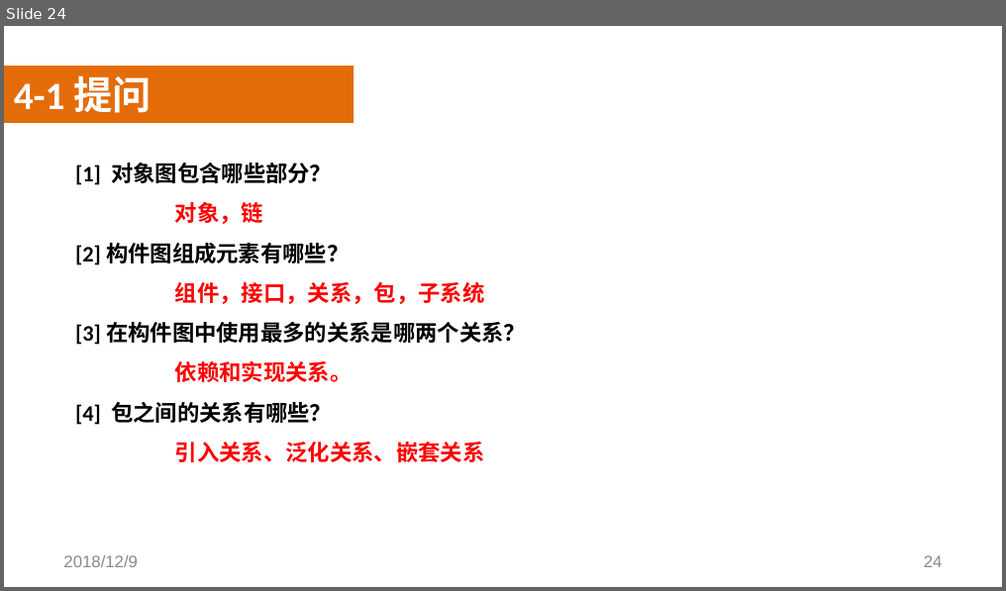
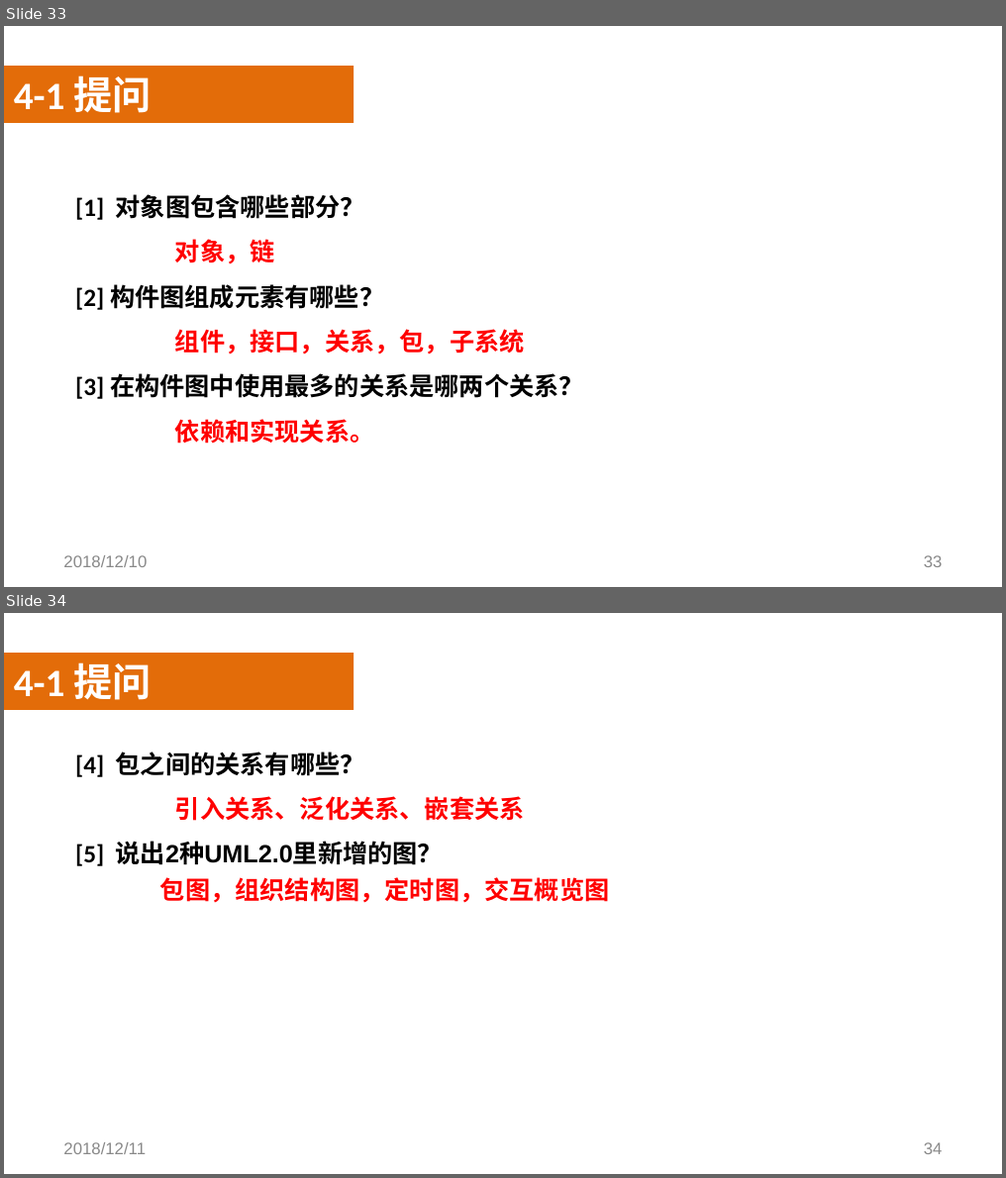
Before and after one commit to SoftwareRequirtmentsG02/Document, a slide deck: 案例教学系统/受控文档/分析设计/PPT/UML/PRD2018-G02-UML基础III.pptx. Shown one above the other, each under a label of ours: slide 24 before the commit, slides 33 and 34 after it. The pictures are 1006x591 and 1006x1178 pixels, drawn with LibreOffice and Linux fonts; fonts in the diff are those of the drawing; background and template pictures are left out. Boxes give left, top, right and bottom in pixels: in the first picture for what was removed or moved away, otherwise in the second. Text is boxed around its words. In the diff, an @@ line names an element or a change of style, - is before the commit and + after.

```diff
--- a/案例教学系统/受控文档/分析设计/PPT/UML/PRD2018-G02-UML基础III.pptx
+++ b/案例教学系统/受控文档/分析设计/PPT/UML/PRD2018-G02-UML基础III.pptx
@@ slide 34 added at (x1=4, y1=613, x2=1002, y2=1174), background picture (left out) @@
@@ rectangle added at (x1=4, y1=653, x2=353, y2=710), fill #E36C09 @@
@@ text added at (x1=14, y1=663, x2=151, y2=700), 28 pt, text #FFFFFF, bold @@
+4-1 提问
@@ rectangle added at (x1=4, y1=682, x2=1002, y2=1130), fill #FFFFFF at 50% opacity @@
@@ text added at (x1=75, y1=752, x2=610, y2=903), 18 pt, text #000000, bold @@
+  [4] 包之间的关系有哪些？
+  引入关系、泛化关系、嵌套关系
+  [5] 说出2种UML2.0里新增的图？
+包图，组织结构图，定时图，交互概览图
@@ text added at (x1=63, y1=1143, x2=146, y2=1155), 12 pt, text #898989 @@
+2018/12/11
@@ page number added at (x1=924, y1=1143, x2=943, y2=1155), 12 pt, text #898989 @@
+34
@@ what was slide 24 is now slide 33 @@
@@ slide 33 changed as well @@
@@ text "[1] 对象图包含哪些部分？" at (x1=75, y1=194, x2=584, y2=444): size 16 to 18 pt @@
@@ text at (x1=75, y1=402, x2=484, y2=463): paragraphs removed @@
-  [4] 包之间的关系有哪些？
-  引入关系、泛化关系、嵌套关系
@@ text at (x1=63, y1=556, x2=147, y2=568): text changed @@
-2018/12/9
+2018/12/10
@@ page number at (x1=924, y1=556, x2=943, y2=568): text changed @@
-24
+33
```
Also in this commit, not shown: 26 other slides changed, 9 other slides added.
